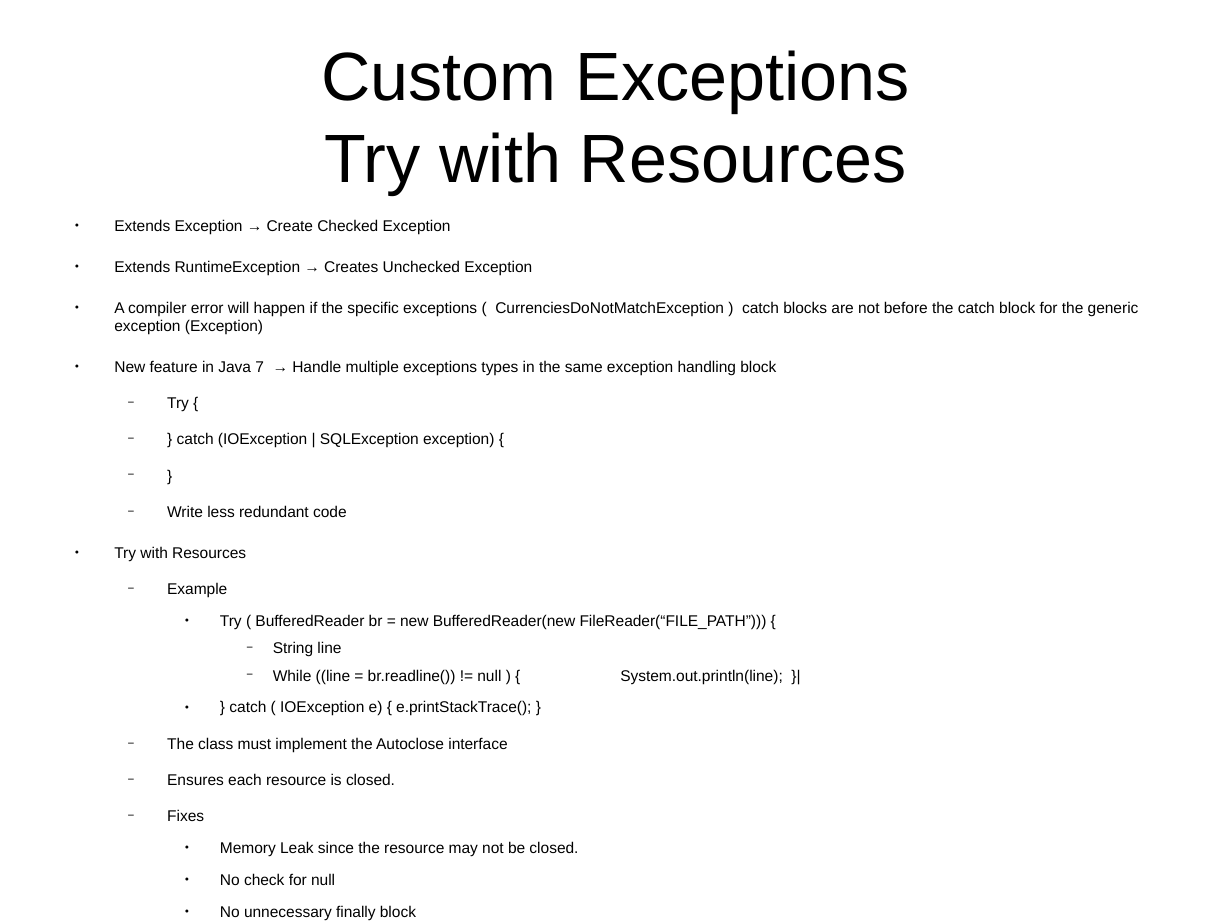
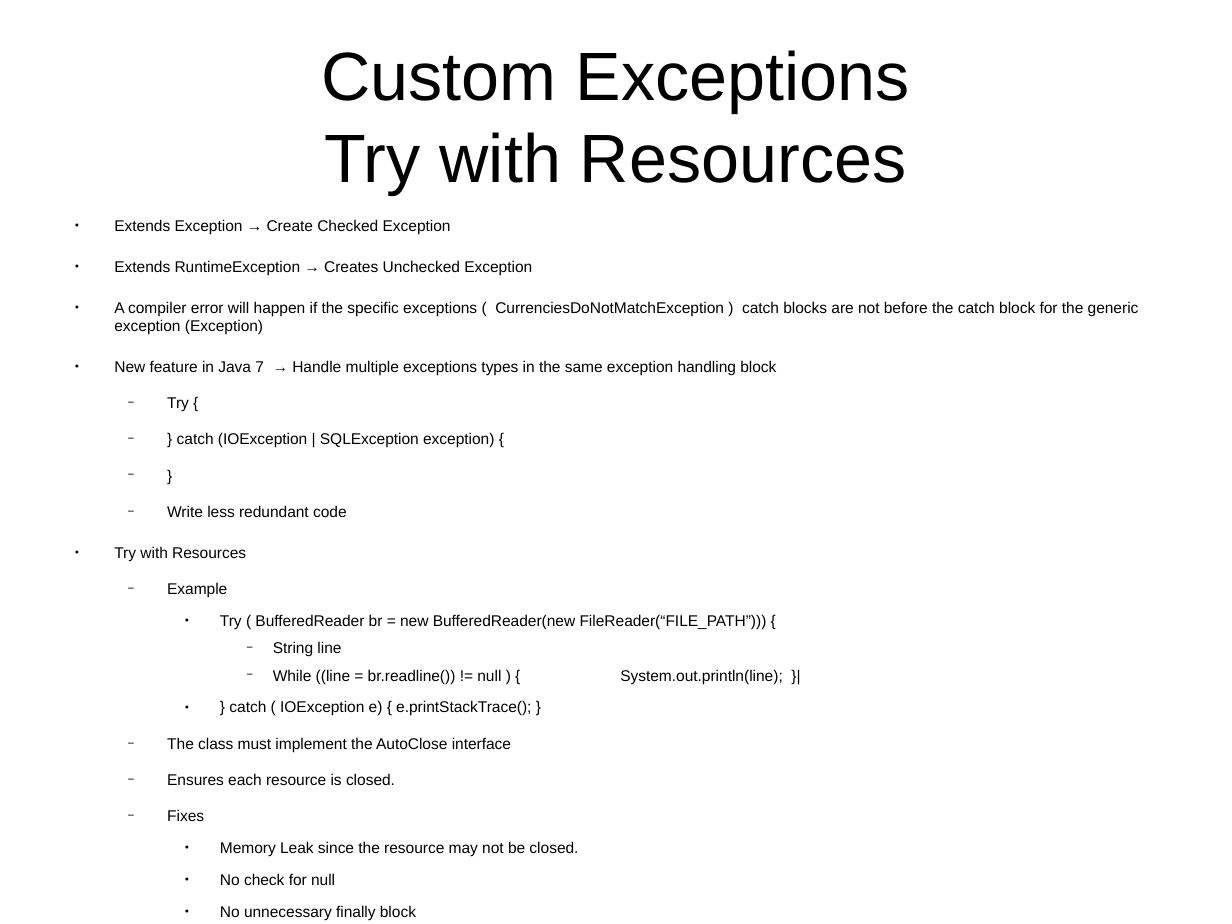
Before and after one commit to CharlesStockman/notesFromCourses, a slide deck: slide 14 of java/core/01_core.odp. Drawn at 1232x924 pixels with LibreOffice and Linux fonts; fonts in the diff are those of the drawing. Boxes give left, top, right and bottom in pixels: in the first picture for what was removed or moved away, otherwise in the second. Text is boxed around its words. In the diff, an @@ line names an element or a change of style, - is before the commit and + after.

```diff
--- a/java/core/01_core.odp
+++ b/java/core/01_core.odp
@@ text at <box>167,737,511,752</box>: text changed @@
-  − The class must implement the Autoclose interface
+  − The class must implement the AutoClose interface
```
Also in this commit, not shown: 6 other slides changed, 6 slides added, 14 other files.
